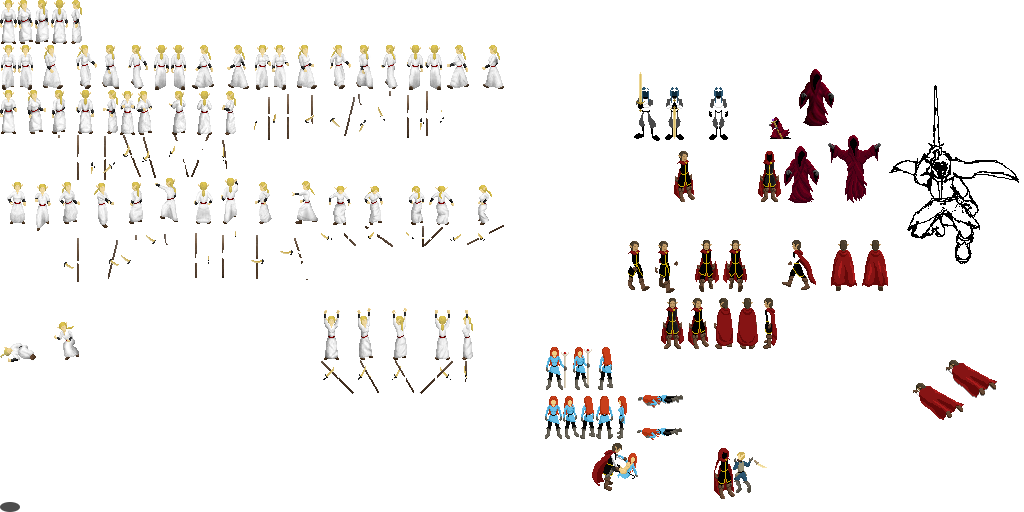
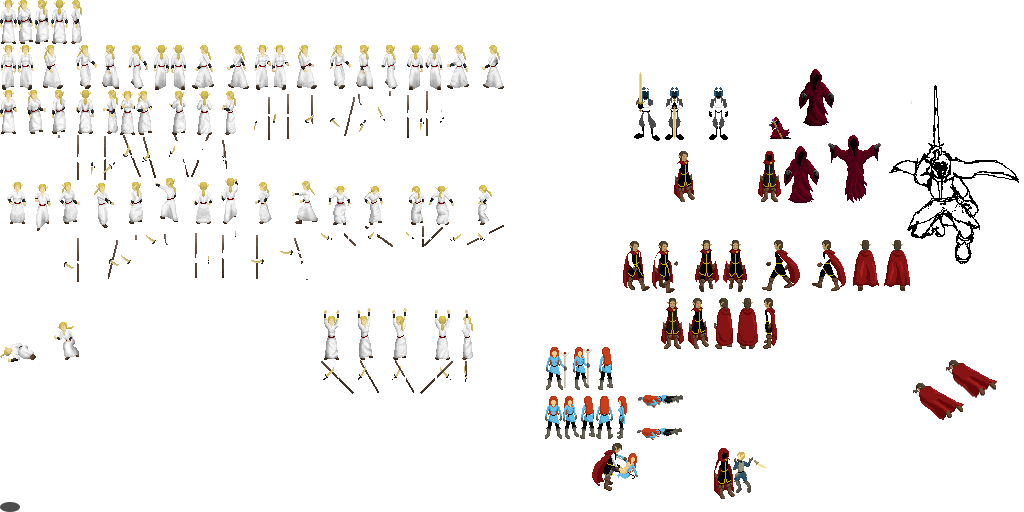
The second (1024, 512) image is a revision of the first. Changes to its layers:
painted on "background" over [623, 99, 910, 330]
